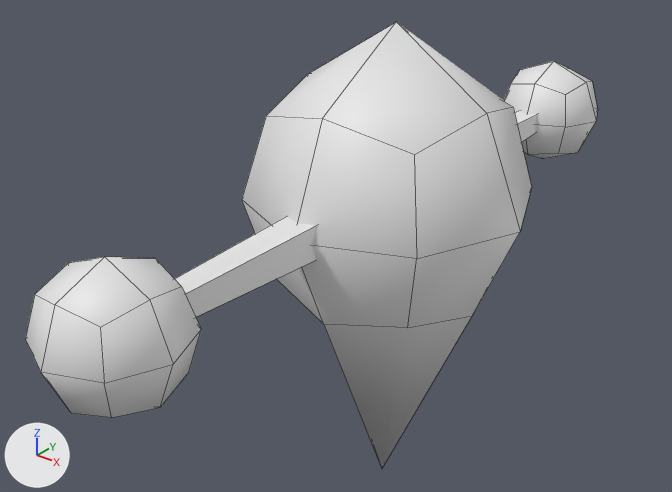
The Blender file 08_SUBSCENES/Model/ODDITY/Scanner_oddity_v01.blend, before and after one commit.
Camera for both pictures: a 50 mm camera at (4.8, -6.82, 3.46) aimed at (-0.46, -0.24, -0.61). The axes (+X, +Y, +Z) are drawn at lower left. The lights are the same throughout. Mesh edges are drawn as thin lines.

Objects in the first picture: 'msh_scanner_oddity'.
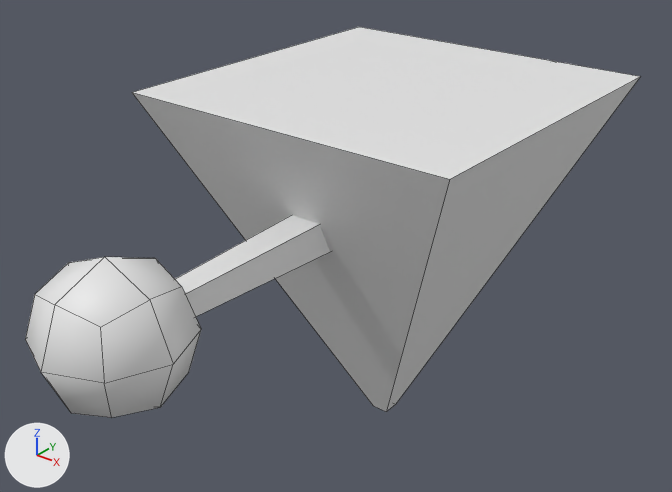
Location of each change, [x1, y1, x2, y2] in pixels of the pictures (672 x 492 px; the box of a moved part takes in the faces that stretch with it):
'msh_scanner_oddity', reshaped (7% wider, 12% shorter): before [25, 22, 598, 469]; after [25, 27, 641, 418]
part 1 of me_cube_001, rebuilt (75% wider, 14% shorter): before [242, 22, 532, 469]; after [132, 27, 641, 412]
part 2 of me_cube_001, moved or reshaped: before [175, 217, 317, 317]; after [175, 215, 330, 317]

The change in detail:
me_cube_001 is used by ob_msh_scanner_oddity; location (0.0, 0.0, 0.0).
Verts and faces of me_cube_001; kept vertices keep their numbers, new ones are numbered from 94.
Before the commit, vertices of me_cube_001: 54 (-0.16, -1.23, -0.16), 55 (-0.16, -1.23, 0.16), 58 (0.16, -1.23, -0.16), 59 (0.16, -1.23, 0.16).
me_cube_001 had 94 vertices, 84 faces and spanned x -1.42..1.42, y -3.96..3.93, z -3.34..1.64.
me_cube_001 now has 76 vertices, 66 faces and spans x -1.67..1.67, y -3.96..3.93, z -2.48..1.07.
me_cube_001 part 1: the loose piece of 26 vertices spanning x -1.42..1.42, y -1.42..1.42, z -3.34..1.64 is rebuilt with 8 vertices and now spans x -1.67..1.67, y -1.65..1.69, z -2.48..1.07.
Part 2, on me_cube_001:
Vertices 54, 55, 58, 59 move by (0.0, 0.32, 0.0).
